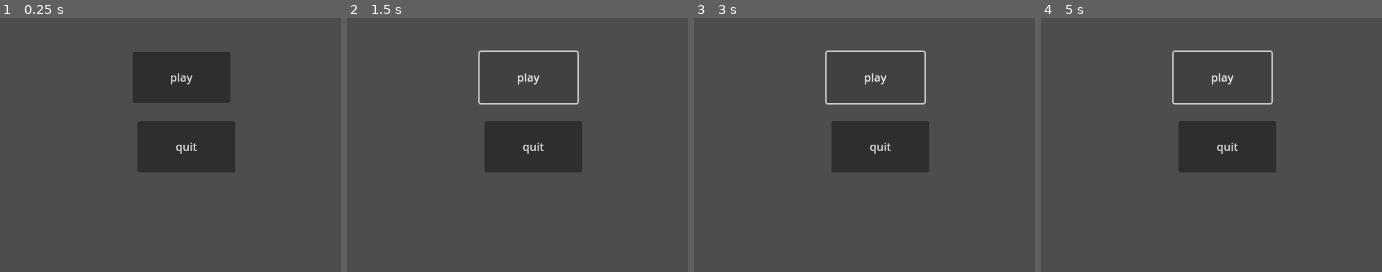
Above: before the commit, frames 1-4 (left to right).
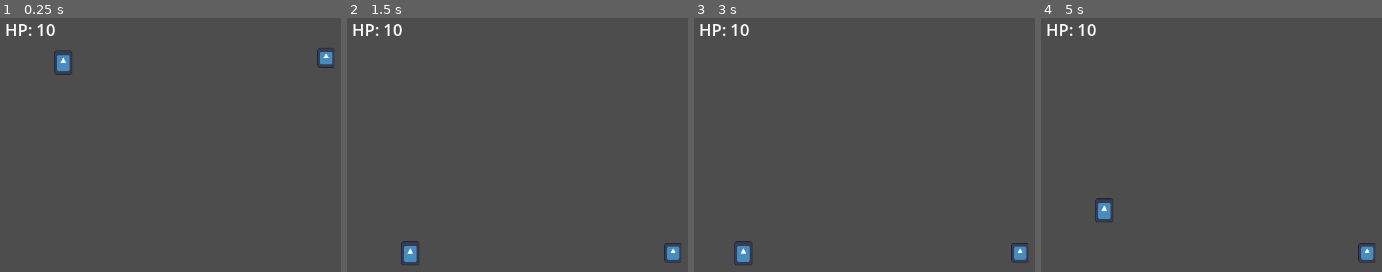
Above: after the commit, the same moments.

Repository: Amitesh218/Ribbit-s-Revenge
Game: Godot game, scene res://main.tscn
Same seed, same stepped clock (60 frames per second), same inputs: the game is played once before the commit and once after it. The engine's default icon, where the game draws it, is replaced by a stand-in: a white triangle on a blue panel in a dark square.
Inputs (mouse positions are in pixels of both pictures, inside the frame that each line leads up to):
- Up to frame 1 (0.25 s): no input
- Up to frame 2 (1.5 s): click (527, 76) at 0.5 s, where only the run before the commit has a clickable "play"; click (527, 76) at 1.25 s, where only the run before the commit has a clickable "play"
- Up to frame 3 (3 s): click (874, 76) at 2 s, where only the run before the commit has a clickable "play"; tap Enter at 2.75 s; tap A (a, bound only after the commit) at 2.85 s
- Up to frame 4 (5 s): tap D (d, bound only after the commit) at 3.05, 3.6 s; tap Space at 3.5 s; tap W (w, bound only after the commit) at 3.8, 4.35 s; tap A (a, bound only after the commit) at 4.55 s

The runs differ from the first frame. In frame 1, 12% of the frame differs, in the area x 1-98%, y 2-61%; in frame 2, 7.4%; in frame 3, 7.4%; in frame 4, 7.4%.

Commit message:
alpha/combat

Diff:
--- /dev/null
+++ b/enemy.tscn
@@ -0,0 +1,42 @@
+[gd_scene load_steps=6 format=3 uid="uid://deciqb48umdph"]
+
+[ext_resource type="Texture2D" uid="uid://dvh2wann0xi3b" path="res://icon.svg" id="1_7hlm8"]
+[ext_resource type="Script" path="res://scripts/enemy.gd" id="1_hxlgn"]
+
+[sub_resource type="CapsuleShape2D" id="CapsuleShape2D_6vd17"]
+radius = 14.0
+height = 28.0
+
+[sub_resource type="CircleShape2D" id="CircleShape2D_x3ejq"]
+radius = 213.235
+
+[sub_resource type="RectangleShape2D" id="RectangleShape2D_7kuel"]
+size = Vector2(20, 13)
+
+[node name="enemy" type="CharacterBody2D"]
+script = ExtResource("1_hxlgn")
+
+[node name="Sprite2D" type="Sprite2D" parent="."]
+position = Vector2(2.86102e-06, 0)
+scale = Vector2(0.195312, 0.222656)
+texture = ExtResource("1_7hlm8")
+
+[node name="CollisionShape2D" type="CollisionShape2D" parent="."]
+position = Vector2(0, 4)
+shape = SubResource("CapsuleShape2D_6vd17")
+
+[node name="detectionrange" type="Area2D" parent="."]
+visible = false
+
+[node name="CollisionShape2D" type="CollisionShape2D" parent="detectionrange"]
+shape = SubResource("CircleShape2D_x3ejq")
+
+[node name="vulnerability" type="Area2D" parent="."]
+
+[node name="CollisionShape2D" type="CollisionShape2D" parent="vulnerability"]
+position = Vector2(0, -8)
+shape = SubResource("RectangleShape2D_7kuel")
+
+[connection signal="body_entered" from="detectionrange" to="." method="_on_area_2d_body_entered"]
+[connection signal="body_exited" from="detectionrange" to="." method="_on_area_2d_body_exited"]
+[connection signal="body_entered" from="vulnerability" to="." method="_on_vulnerability_body_entered"]
--- a/main.gd
+++ /dev/null
@@ -1,8 +0,0 @@
-extends Node2D
-
-
-func _on_quitbut_pressed() -> void:
-	get_tree().quit()
-
-func _on_playbut_pressed() -> void:
-	get_tree().change_scene_to_file("res://world.tscn") # Replace with function body.
--- a/main.tscn
+++ b/main.tscn
@@ -1,24 +1,49 @@
-[gd_scene load_steps=2 format=3 uid="uid://da2wfhdekosy6"]
+[gd_scene load_steps=5 format=3 uid="uid://bsxh2rbjdr7lf"]
 
-[ext_resource type="Script" uid="uid://dvolg7dc1yihr" path="res://main.gd" id="1_ig7tw"]
+[ext_resource type="PackedScene" uid="uid://cn82qf57rfq53" path="res://player.tscn" id="1_emnjh"]
+[ext_resource type="PackedScene" uid="uid://deciqb48umdph" path="res://enemy.tscn" id="1_sq3tn"]
 
-[node name="Main" type="Node2D"]
-script = ExtResource("1_ig7tw")
+[sub_resource type="WorldBoundaryShape2D" id="WorldBoundaryShape2D_0lh2g"]
 
-[node name="playbut" type="Button" parent="."]
-offset_left = 197.0
-offset_top = 59.0
-offset_right = 338.0
-offset_bottom = 133.0
-text = "play"
+[sub_resource type="GDScript" id="GDScript_6tke0"]
+script/source = "extends Label
 
-[node name="quitbut" type="Button" parent="."]
-offset_left = 204.0
-offset_top = 159.0
-offset_right = 345.0
-offset_bottom = 233.0
-tooltip_text = "this is the quit button"
-text = "quit"
 
-[connection signal="pressed" from="playbut" to="." method="_on_playbut_pressed"]
-[connection signal="pressed" from="quitbut" to="." method="_on_quitbut_pressed"]
+# Called when the node enters the scene tree for the first time.
+func _ready() -> void:
+	pass # Replace with function body.
+
+
+# Called every frame. 'delta' is the elapsed time since the previous frame.
+func _process(delta: float) -> void:
+	text = \"HP: \" + str(get_node(\"../../Player/Player\").health)
+"
+
+[node name="main" type="Node2D"]
+
+[node name="floor" type="StaticBody2D" parent="."]
+position = Vector2(284, 367)
+
+[node name="CollisionShape2D" type="CollisionShape2D" parent="floor"]
+shape = SubResource("WorldBoundaryShape2D_0lh2g")
+
+[node name="Player" type="Node2D" parent="."]
+
+[node name="Player" parent="Player" instance=ExtResource("1_emnjh")]
+position = Vector2(97, 48)
+
+[node name="mobs" type="Node2D" parent="."]
+
+[node name="enemy" parent="mobs" instance=ExtResource("1_sq3tn")]
+position = Vector2(476, 39)
+
+[node name="UI" type="CanvasLayer" parent="."]
+
+[node name="Hp" type="Label" parent="UI"]
+offset_left = 13.0
+offset_top = 10.0
+offset_right = 53.0
+offset_bottom = 33.0
+theme_override_font_sizes/font_size = 24
+text = "HP"
+script = SubResource("GDScript_6tke0")
--- /dev/null
+++ b/player.tscn
@@ -0,0 +1,17 @@
+[gd_scene load_steps=4 format=3 uid="uid://cn82qf57rfq53"]
+
+[ext_resource type="Script" path="res://scripts/player.gd" id="1_np5h3"]
+[ext_resource type="Texture2D" uid="uid://dvh2wann0xi3b" path="res://icon.svg" id="2_i5uo6"]
+
+[sub_resource type="CapsuleShape2D" id="CapsuleShape2D_cg3gx"]
+
+[node name="Player" type="CharacterBody2D"]
+script = ExtResource("1_np5h3")
+
+[node name="Sprite2D" type="Sprite2D" parent="."]
+position = Vector2(0, -2)
+scale = Vector2(0.203125, 0.273438)
+texture = ExtResource("2_i5uo6")
+
+[node name="CollisionShape2D" type="CollisionShape2D" parent="."]
+shape = SubResource("CapsuleShape2D_cg3gx")
--- a/project.godot
+++ b/project.godot
@@ -10,10 +10,31 @@
 
 [application]
 
-config/name="bubbless"
-run/main_scene="uid://da2wfhdekosy6"
-config/features=PackedStringArray("4.4", "Mobile")
+config/name="alpha/combat"
+run/main_scene="res://main.tscn"
+config/features=PackedStringArray("4.3", "Mobile")
 config/icon="res://icon.svg"
+
+[input]
+
+a={
+"deadzone": 0.5,
+"events": [Object(InputEventKey,"resource_local_to_scene":false,"resource_name":"","device":-1,"window_id":0,"alt_pressed":false,"shift_pressed":false,"ctrl_pressed":false,"meta_pressed":false,"pressed":false,"keycode":0,"physical_keycode":65,"key_label":0,"unicode":97,"location":0,"echo":false,"script":null)
+, Object(InputEventKey,"resource_local_to_scene":false,"resource_name":"","device":-1,"window_id":0,"alt_pressed":false,"shift_pressed":false,"ctrl_pressed":false,"meta_pressed":false,"pressed":false,"keycode":0,"physical_keycode":4194319,"key_label":0,"unicode":0,"location":0,"echo":false,"script":null)
+]
+}
+d={
+"deadzone": 0.5,
+"events": [Object(InputEventKey,"resource_local_to_scene":false,"resource_name":"","device":-1,"window_id":0,"alt_pressed":false,"shift_pressed":false,"ctrl_pressed":false,"meta_pressed":false,"pressed":false,"keycode":0,"physical_keycode":68,"key_label":0,"unicode":100,"location":0,"echo":false,"script":null)
+, Object(InputEventKey,"resource_local_to_scene":false,"resource_name":"","device":-1,"window_id":0,"alt_pressed":false,"shift_pressed":false,"ctrl_pressed":false,"meta_pressed":false,"pressed":false,"keycode":0,"physical_keycode":4194321,"key_label":0,"unicode":0,"location":0,"echo":false,"script":null)
+]
+}
+w={
+"deadzone": 0.5,
+"events": [Object(InputEventKey,"resource_local_to_scene":false,"resource_name":"","device":-1,"window_id":0,"alt_pressed":false,"shift_pressed":false,"ctrl_pressed":false,"meta_pressed":false,"pressed":false,"keycode":0,"physical_keycode":87,"key_label":0,"unicode":119,"location":0,"echo":false,"script":null)
+, Object(InputEventKey,"resource_local_to_scene":false,"resource_name":"","device":-1,"window_id":0,"alt_pressed":false,"shift_pressed":false,"ctrl_pressed":false,"meta_pressed":false,"pressed":false,"keycode":0,"physical_keycode":32,"key_label":0,"unicode":32,"location":0,"echo":false,"script":null)
+]
+}
 
 [rendering]
 
--- /dev/null
+++ b/scripts/enemy.gd
@@ -0,0 +1,38 @@
+extends CharacterBody2D
+var player
+var chase = false
+var SPEED = 100
+
+func _physics_process(delta: float) -> void:
+	# Add the gravity.
+	if not is_on_floor():
+		velocity += get_gravity() * delta
+
+	if chase == true :
+		player = get_node("../../Player/Player")
+		var direction = (player.position - self.position).normalized()
+		if direction.x > 0:
+			#get_node("Sprite2D").flip_h = true                 #for flipping the sprite animation
+			print("right")
+		else :
+			#get_node("Sprite2D").flip_h = false                #for flipping the sprite animation
+			print("left")
+		velocity.x = direction.x * SPEED
+
+	else :
+		velocity.x = 0
+
+	move_and_slide()
+
+func _on_area_2d_body_entered(body: Node2D) -> void:
+	if body.name == "Player":
+		chase = true
+
+func _on_area_2d_body_exited(body: Node2D) -> void:
+	if body.name == "Player":
+		chase = false
+
+
+func _on_vulnerability_body_entered(body: Node2D) -> void:
+	if body.name == "Player" :
+		self.queue_free()
--- /dev/null
+++ b/scripts/player.gd
@@ -0,0 +1,25 @@
+extends CharacterBody2D
+var health = 10
+
+const SPEED = 300.0
+const JUMP_VELOCITY = -400.0
+
+
+func _physics_process(delta: float) -> void:
+	# Add the gravity.
+	if not is_on_floor():
+		velocity += get_gravity() * delta
+
+	# Handle jump.
+	if Input.is_action_just_pressed("w") and is_on_floor():
+		velocity.y = JUMP_VELOCITY
+
+	# Get the input direction and handle the movement/deceleration.
+	# As good practice, you should replace UI actions with custom gameplay actions.
+	var direction := Input.get_axis("a", "d")
+	if direction:
+		velocity.x = direction * SPEED
+	else:
+		velocity.x = move_toward(velocity.x, 0, SPEED)
+
+	move_and_slide()
Not shown, changed: icon.svg.import
Not shown, removed: main.gd.uid
